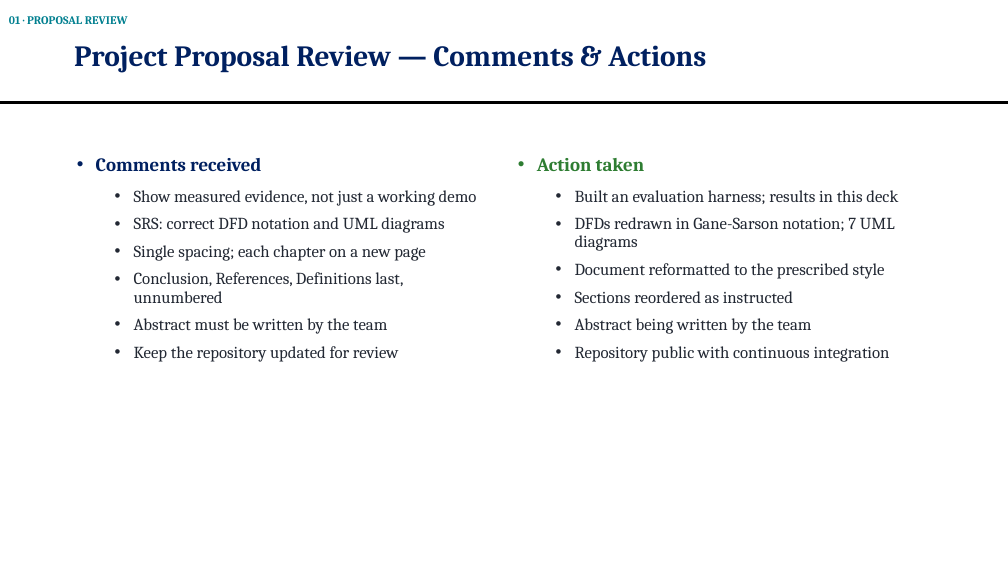
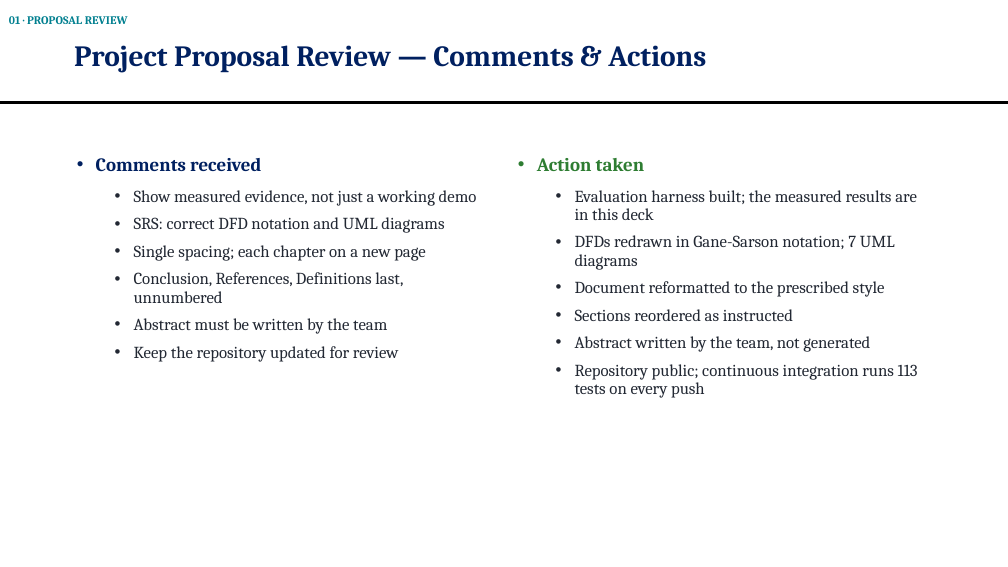
Before and after one commit to OMJOSHI15/indus11, a slide deck: slide 3 of docs/Indus11-Final-Review.pptx. Drawn at 1008x567 pixels with LibreOffice and Linux fonts; fonts in the diff are those of the drawing. Boxes give left, top, right and bottom in pixels: in the first picture for what was removed or moved away, otherwise in the second. Text is boxed around its words. In the diff, an @@ line names an element or a change of style, - is before the commit and + after.

```diff
--- a/docs/Indus11-Final-Review.pptx
+++ b/docs/Indus11-Final-Review.pptx
@@ text at [575, 190, 917, 220]: text changed @@
-  • Built an evaluation harness; results in this deck
+  • Evaluation harness built; the measured results are in this deck
@@ text at [575, 336, 918, 398]: text changed @@
-  • Abstract being written by the team
-  • Repository public with continuous integration
+  • Abstract written by the team, not generated
+  • Repository public; continuous integration runs 113 tests on every push
```
Also in this commit, not shown: 1 other file.
